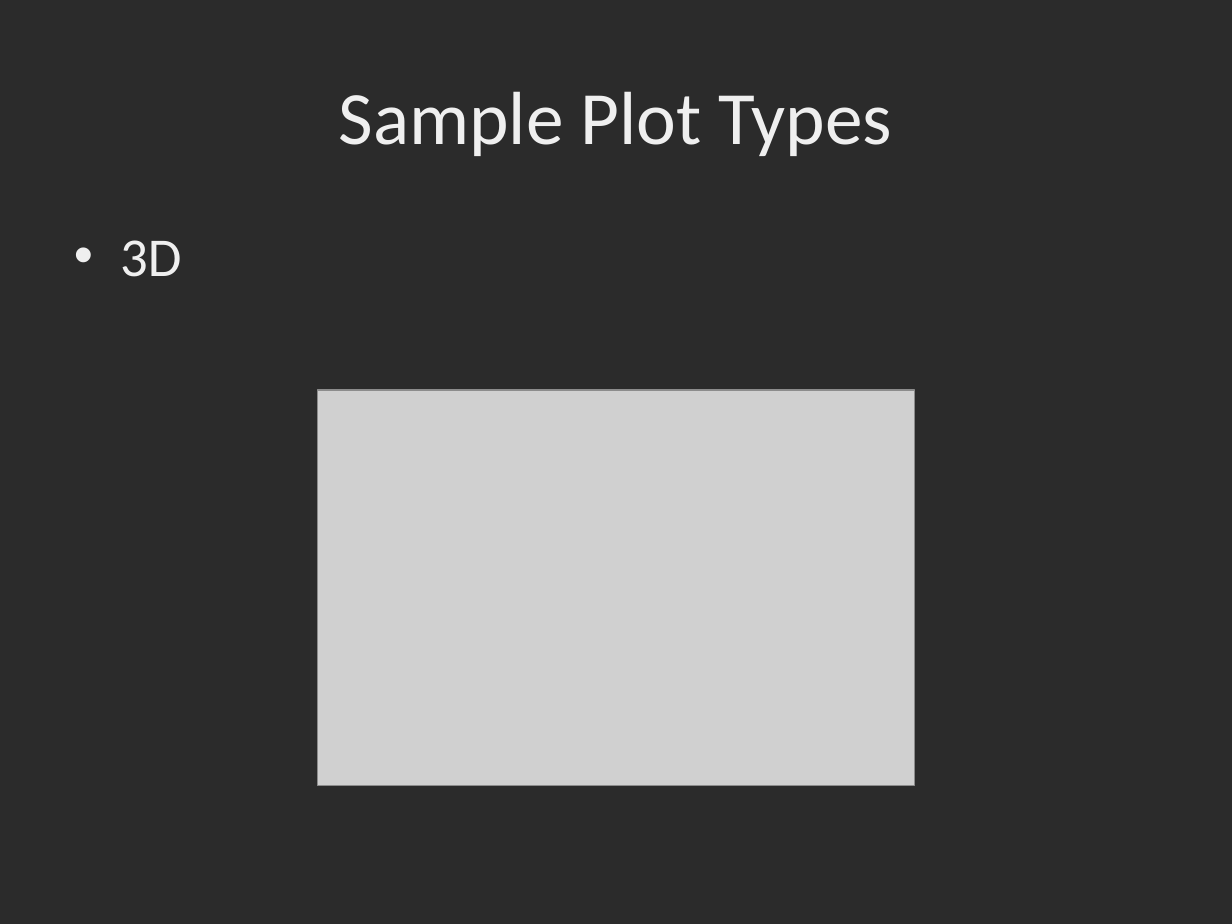
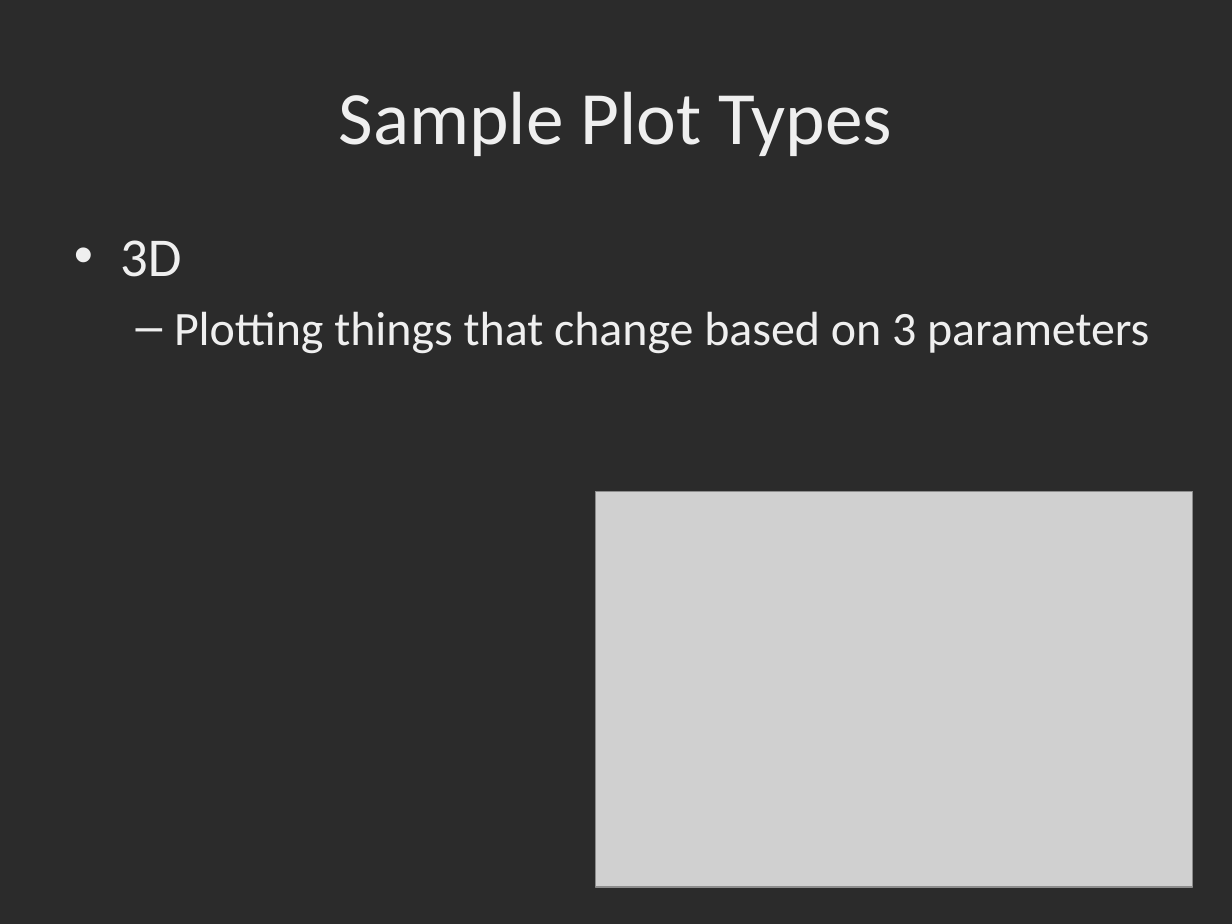
Before and after one commit to dbowmans46/PracticalProgramming, a slide deck: slide 9 of Session 7 - Python/Instructional Material/Session 7 - Python Plotting with MatPlotLib.pptx. Drawn at 1232x924 pixels with LibreOffice and Linux fonts; fonts in the diff are those of the drawing; grey boxes stand for pictures; background and template pictures are left out; a plain dark background stands for a picture behind light text. Boxes give left, top, right and bottom in pixels: in the first picture for what was removed or moved away, otherwise in the second. Text is boxed around its words. In the diff, an @@ line names an element or a change of style, - is before the commit and + after.

Commit message:
Added reasons for selecting a certain type of plot.

```diff
--- a/Session 7 - Python/Instructional Material/Session 7 - Python Plotting with MatPlotLib.pptx
+++ b/Session 7 - Python/Instructional Material/Session 7 - Python Plotting with MatPlotLib.pptx
@@ text at [174,311,1149,354]: paragraph added @@
+  – Plotting things that change based on 3 parameters
@@ picture: place and size @@
-picture at [318,391,915,786]
+picture at [595,492,1193,887]
```
Also in this commit, not shown: 8 other slides changed.
